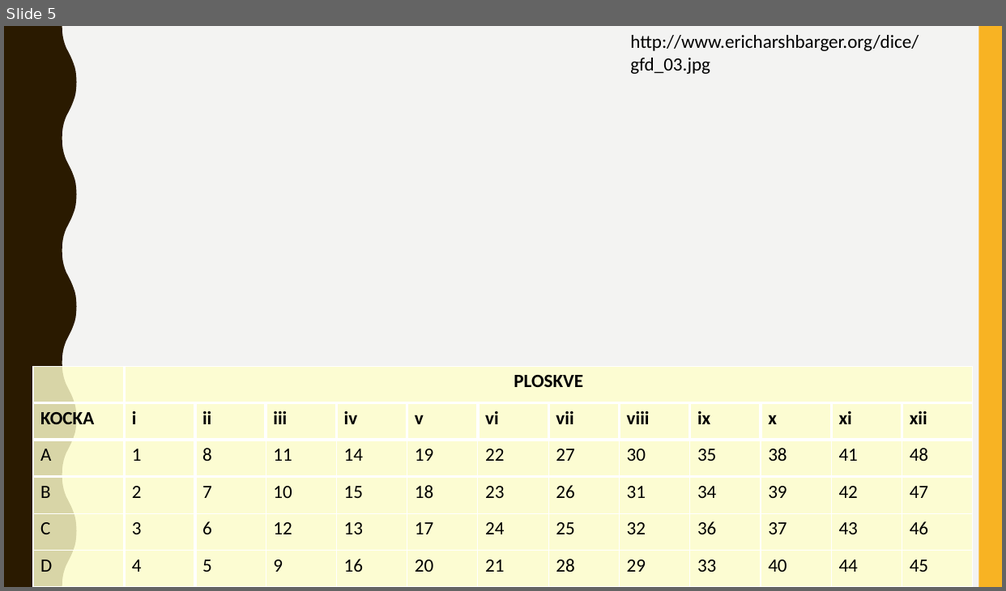
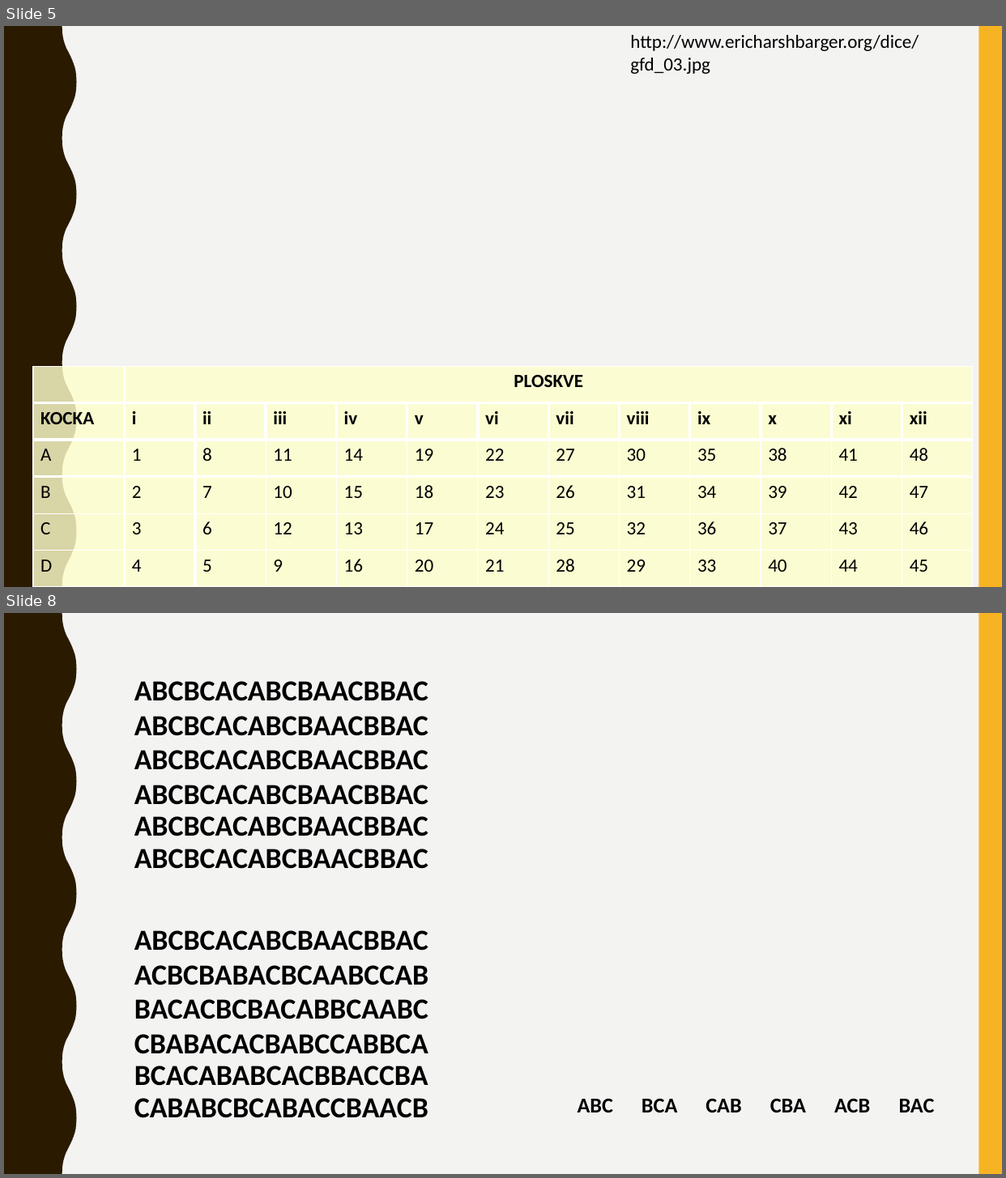
Before and after one commit to lanster42/FMF_zapiski, a slide deck: Seminar/Permutacijsko-pošteni nabori kock.pptx. Shown one above the other, each under a label of ours: slide 5 before the commit, slides 5 and 8 after it; the slides between them are not shown. The pictures are 1006x591 and 1006x1178 pixels, drawn with LibreOffice and Linux fonts; fonts in the diff are those of the drawing; background and template pictures are left out. Boxes give left, top, right and bottom in pixels: in the first picture for what was removed or moved away, otherwise in the second. Text is boxed around its words. In the diff, an @@ line names an element or a change of style, - is before the commit and + after.

```diff
--- a/Seminar/Permutacijsko-pošteni nabori kock.pptx
+++ b/Seminar/Permutacijsko-pošteni nabori kock.pptx
@@ slide 8 added at (x1=4, y1=613, x2=1002, y2=1174), background #F3F3F2; not listed: 2 template elements that a slide beside it also shows @@
@@ text added at (x1=134, y1=681, x2=428, y2=701), 28 pt, text #000000, bold @@
+ABCBCACABCBAACBBAC
@@ text added at (x1=134, y1=716, x2=428, y2=736), 28 pt, text #000000, bold @@
+ABCBCACABCBAACBBAC
@@ text added at (x1=134, y1=750, x2=428, y2=770), 28 pt, text #000000, bold @@
+ABCBCACABCBAACBBAC
@@ text added at (x1=134, y1=785, x2=428, y2=805), 28 pt, text #000000, bold @@
+ABCBCACABCBAACBBAC
@@ text added at (x1=134, y1=816, x2=428, y2=837), 28 pt, text #000000, bold @@
+ABCBCACABCBAACBBAC
@@ text added at (x1=134, y1=849, x2=428, y2=869), 28 pt, text #000000, bold @@
+ABCBCACABCBAACBBAC
@@ text added at (x1=134, y1=931, x2=428, y2=951), 28 pt, text #000000, bold @@
+ABCBCACABCBAACBBAC
@@ text added at (x1=134, y1=965, x2=428, y2=986), 28 pt, text #000000, bold @@
+ACBCBABACBCAABCCAB
@@ text added at (x1=134, y1=999, x2=428, y2=1020), 28 pt, text #000000, bold @@
+BACACBCBACABBCAABC
@@ text added at (x1=134, y1=1034, x2=428, y2=1054), 28 pt, text #000000, bold @@
+CBABACACBABCCABBCA
@@ text added at (x1=134, y1=1066, x2=428, y2=1086), 28 pt, text #000000, bold @@
+BCACABABCACBBACCBA
@@ text added at (x1=134, y1=1098, x2=428, y2=1118), 28 pt, text #000000, bold @@
+CABABCBCABACCBAACB
@@ text added at (x1=577, y1=1099, x2=613, y2=1113), 20.4 pt, text #000000, bold @@
+ABC
@@ text added at (x1=641, y1=1099, x2=677, y2=1113), 20.4 pt, text #000000, bold @@
+BCA
@@ text added at (x1=705, y1=1099, x2=741, y2=1113), 20.4 pt, text #000000, bold @@
+CAB
@@ text added at (x1=770, y1=1099, x2=806, y2=1113), 20.4 pt, text #000000, bold @@
+CBA
@@ text added at (x1=834, y1=1099, x2=870, y2=1113), 20.4 pt, text #000000, bold @@
+ACB
@@ text added at (x1=899, y1=1099, x2=935, y2=1113), 20.4 pt, text #000000, bold @@
+BAC
```
Also in this commit, not shown: 1 slide changed, 6 other slides added, 1 slide removed, 1 other file.
